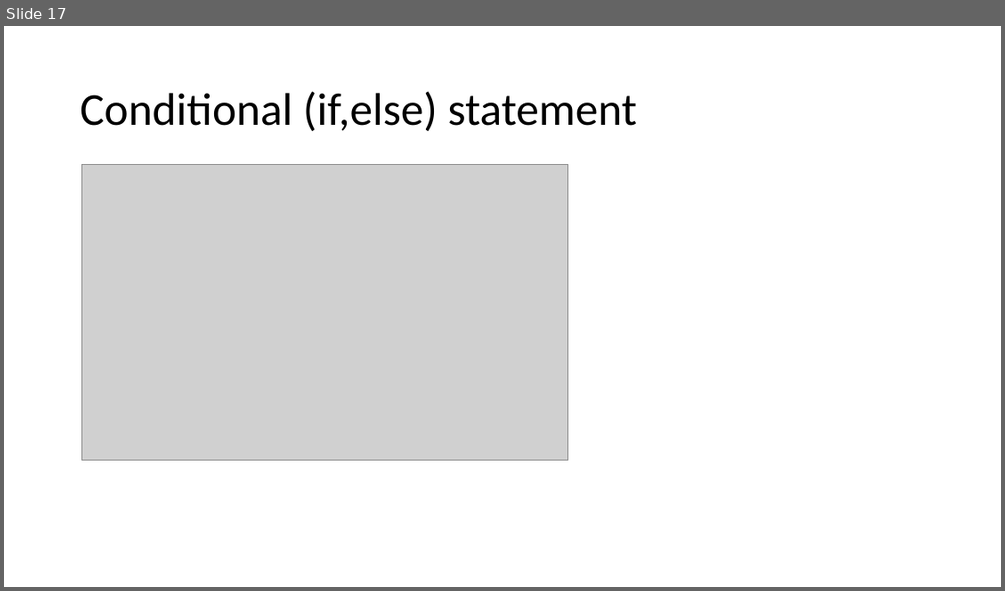
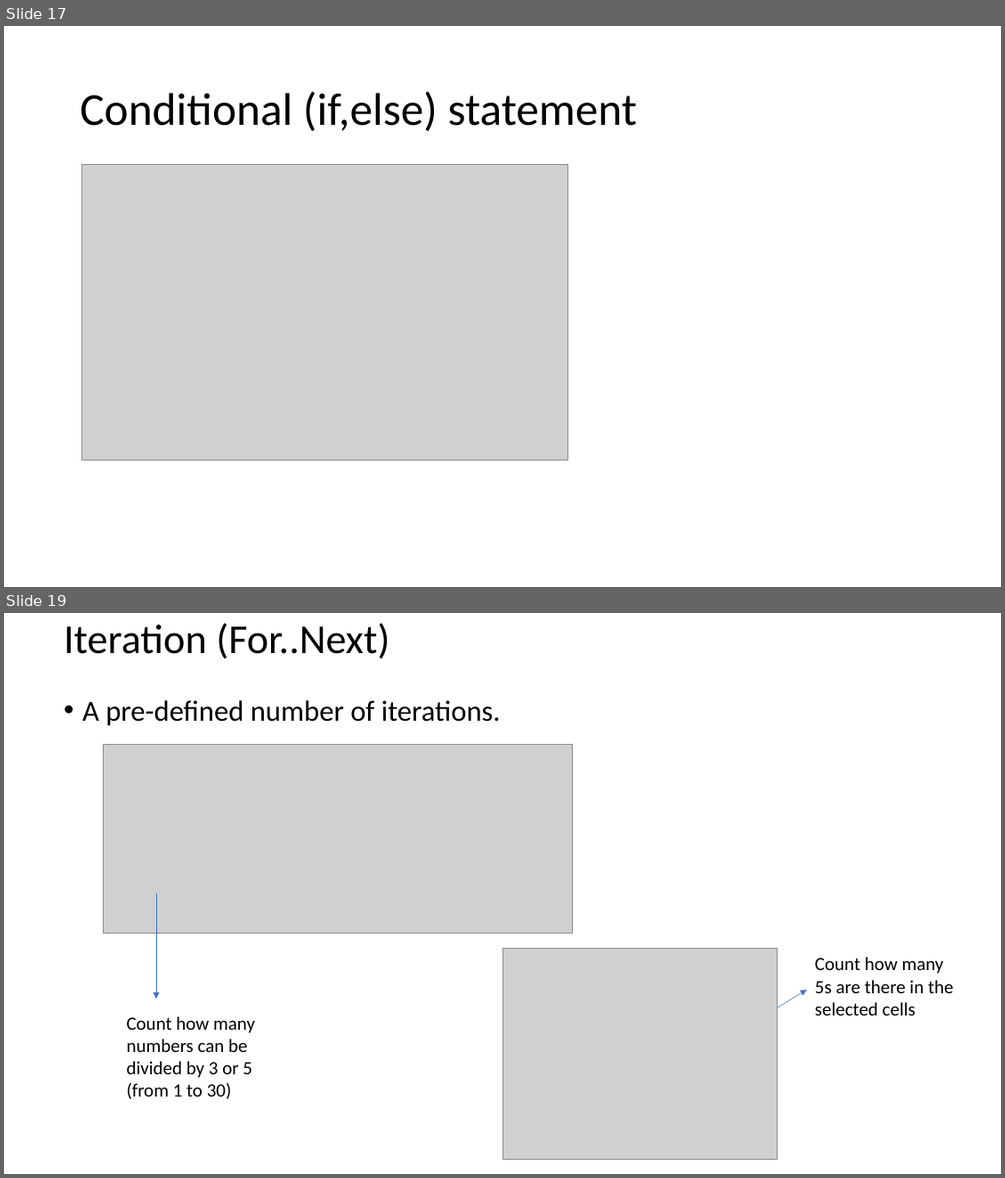
Before and after one commit to liuxu-github-ui/Excel, a slide deck: VBA.pptx. Shown one above the other, each under a label of ours: slide 17 before the commit, slides 17 and 19 after it; the slides between them are not shown. The pictures are 1005x591 and 1005x1178 pixels, drawn with LibreOffice and Linux fonts; fonts in the diff are those of the drawing; grey boxes stand for pictures. Boxes give left, top, right and bottom in pixels: in the first picture for what was removed or moved away, otherwise in the second. Text is boxed around its words. In the diff, an @@ line names an element or a change of style, - is before the commit and + after.

```diff
--- a/VBA.pptx
+++ b/VBA.pptx
@@ slide 19 added at [4,613,1001,1174], background #FFFFFF @@
@@ title added at [64,623,389,658], 39.6 pt, text #000000 @@
+Iteration (For..Next)
@@ text added at [82,700,501,726], 28 pt, text #000000 @@
+• A pre-defined number of iterations.
@@ picture added at [104,744,573,933] @@
@@ arrow added from (156, 893) to (156, 999), #4472C4 0.5 pt @@
@@ picture added at [502,948,778,1159] @@
@@ text added at [815,957,953,1015], 18 pt, text #000000 @@
+Count how many 5s are there in the selected cells
@@ arrow added from (777, 1008) to (807, 989), #4472C4 0.5 pt @@
@@ text added at [127,1016,255,1099], 18 pt, text #000000 @@
+Count how many numbers can be divided by 3 or 5 (from 1 to 30)
```
Also in this commit, not shown: 1 slide changed, 1 other slide added, 2 slides removed, 44 other files.
